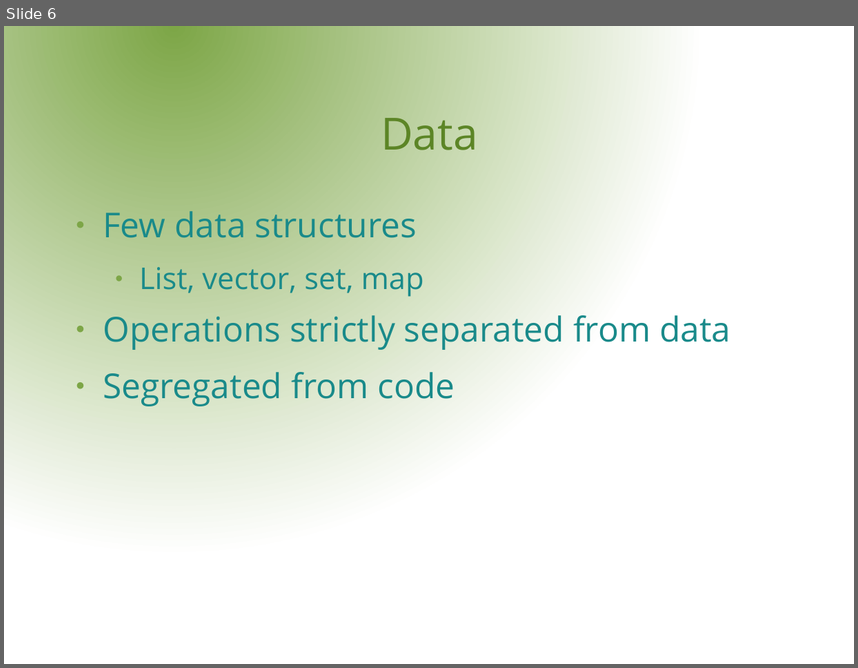
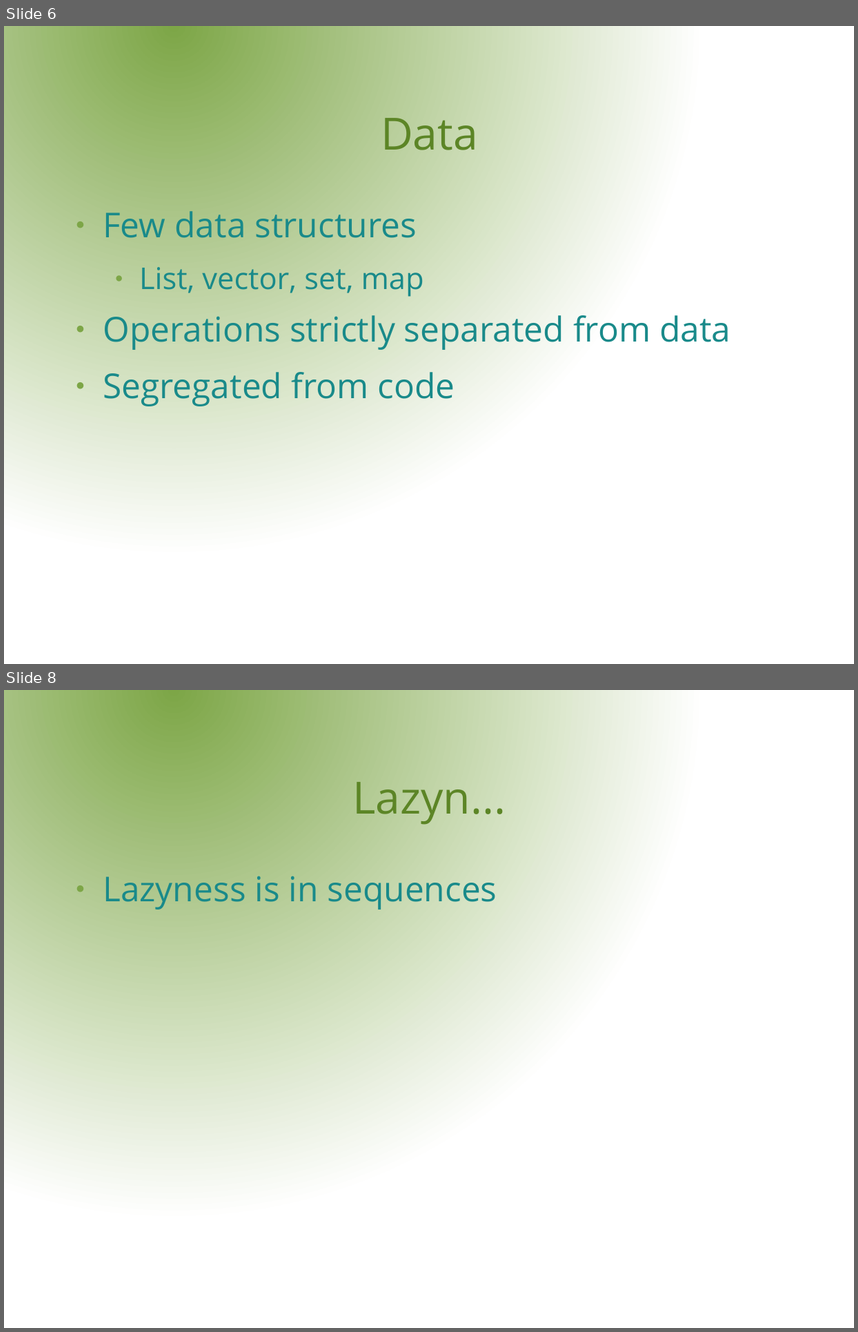
Before and after one commit to rssole/voxxed, a slide deck: resources/presentation/VoxxedDays.odp. Shown one above the other, each under a label of ours: slide 6 before the commit, slides 6 and 8 after it; the slides between them are not shown. The pictures are 858x668 and 858x1332 pixels, drawn with LibreOffice and Linux fonts; fonts in the diff are those of the drawing; background and template pictures are left out. Boxes give left, top, right and bottom in pixels: in the first picture for what was removed or moved away, otherwise in the second. Text is boxed around its words. In the diff, an @@ line names an element or a change of style, - is before the commit and + after.

```diff
--- a/resources/presentation/VoxxedDays.odp
+++ b/resources/presentation/VoxxedDays.odp
@@ slide 8 added at (x1=4, y1=690, x2=854, y2=1328), background gradient #7DA647 to #FFFFFF @@
@@ title added at (x1=352, y1=782, x2=506, y2=825), 41.4 pt, text #5C8526 @@
+Lazyn...
@@ text added at (x1=103, y1=876, x2=497, y2=909), 32 pt, text #198A8A @@
+● Lazyness is in sequences
```
Also in this commit, not shown: 1 slide changed, 5 other files.
